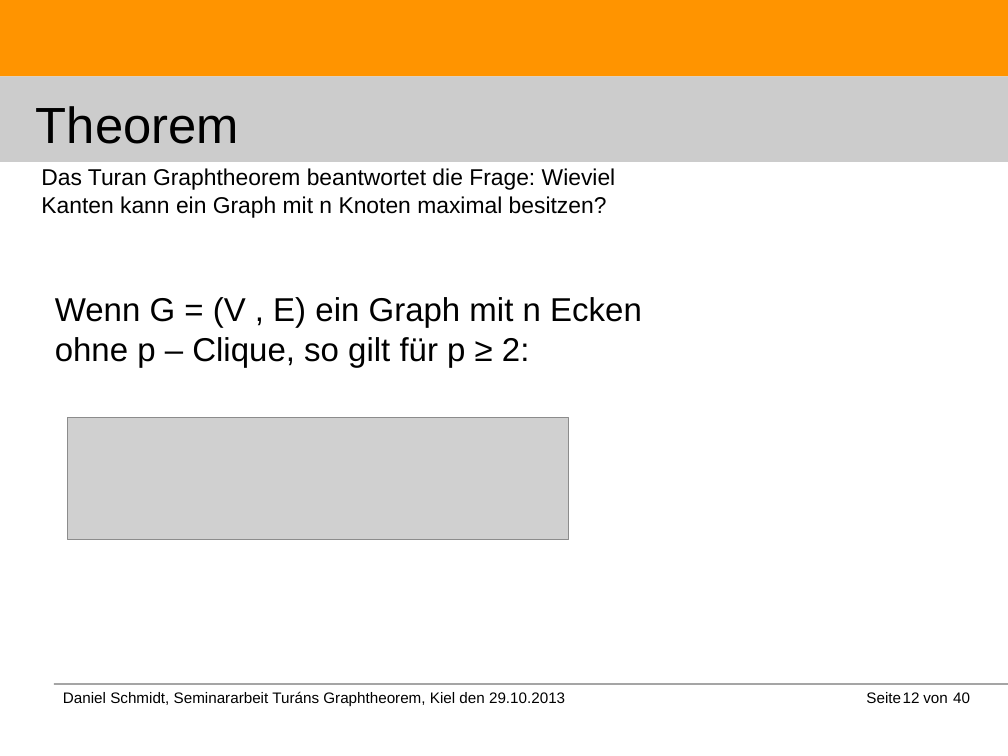
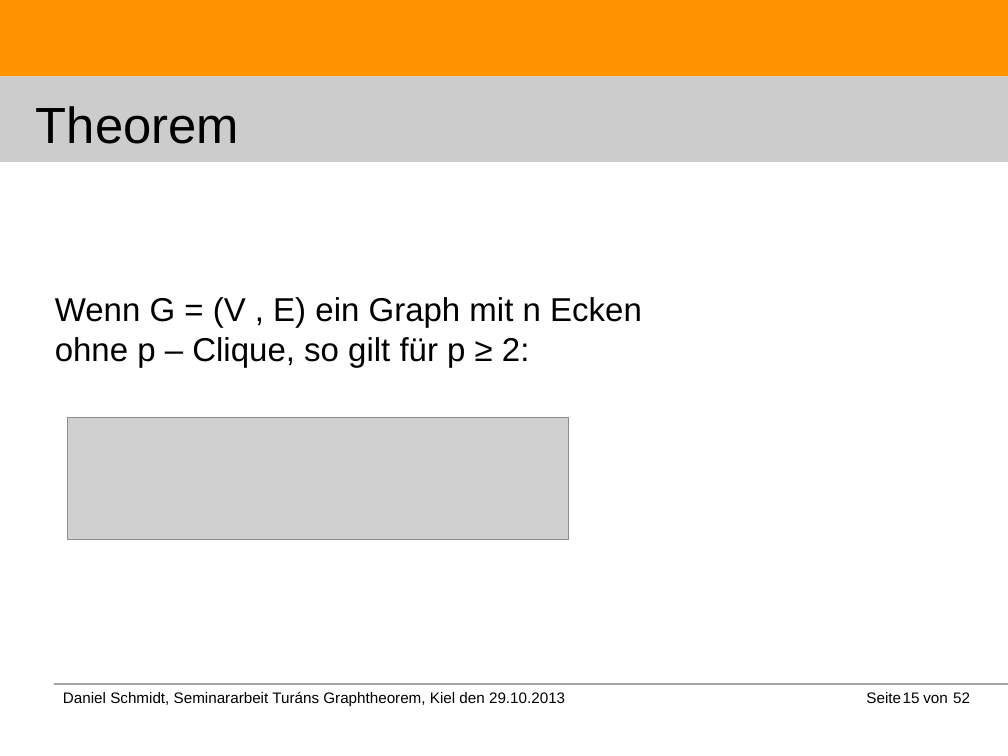
Before and after one commit to DanielMSchmidt/kombinatorik, a slide deck: slide 15 of Kombinatorik.odp (slide 12 before the commit). Drawn at 1008x756 pixels with LibreOffice and Linux fonts; fonts in the diff are those of the drawing; grey boxes stand for pictures. Boxes give left, top, right and bottom in pixels: in the first picture for what was removed or moved away, otherwise in the second. Text is boxed around its words. In the diff, an @@ line names an element or a change of style, - is before the commit and + after.

```diff
--- a/Kombinatorik.odp
+++ b/Kombinatorik.odp
@@ text removed at [41, 168, 616, 218] @@
-Das Turan Graphtheorem beantwortet die Frage: Wieviel Kanten kann ein Graph mit n Knoten maximal besitzen?
@@ page number at [903, 692, 920, 703]: text changed @@
-12
+15
@@ text at [953, 692, 970, 703]: text changed @@
-40
+52
```
Also in this commit, not shown: 38 other slides changed, 12 slides added, 24 other files.
